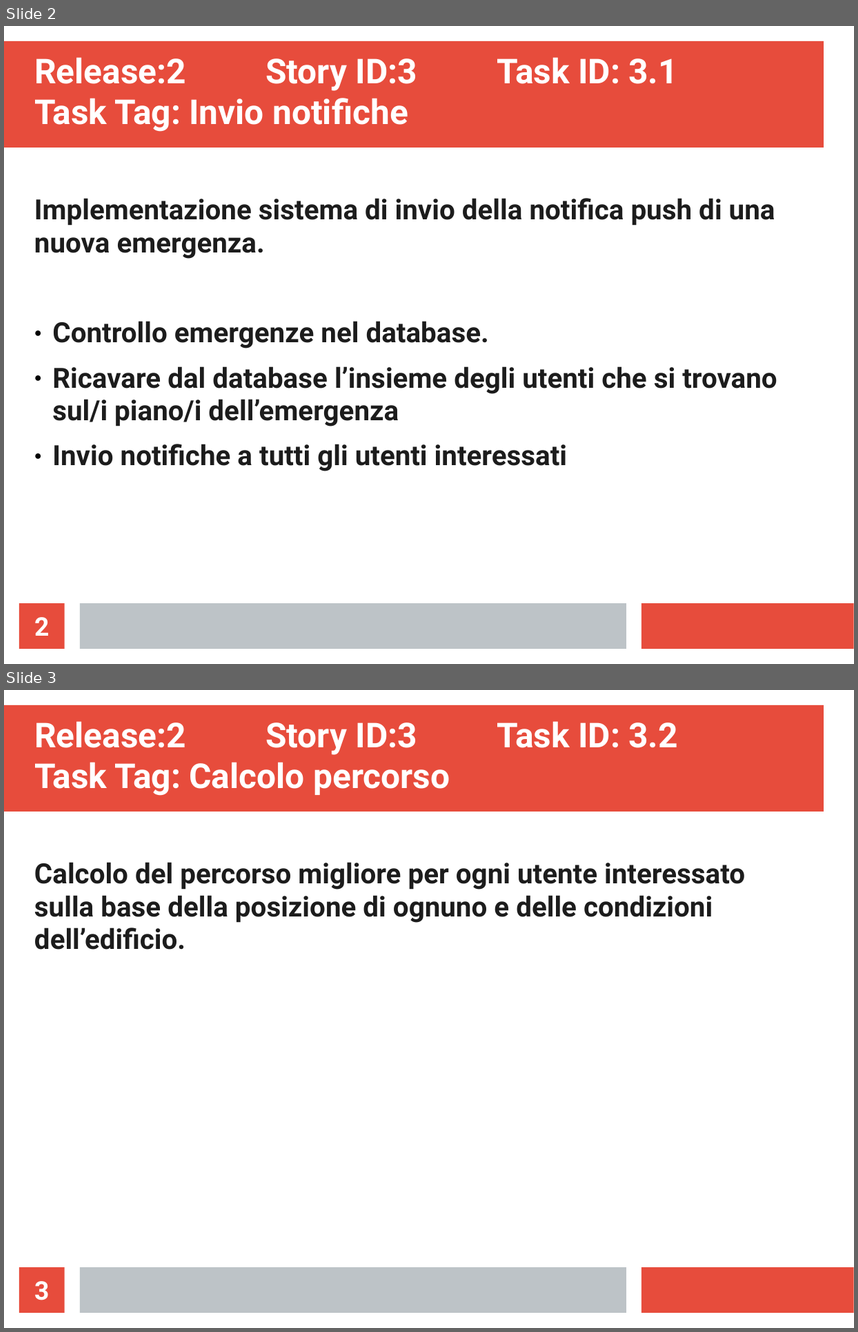
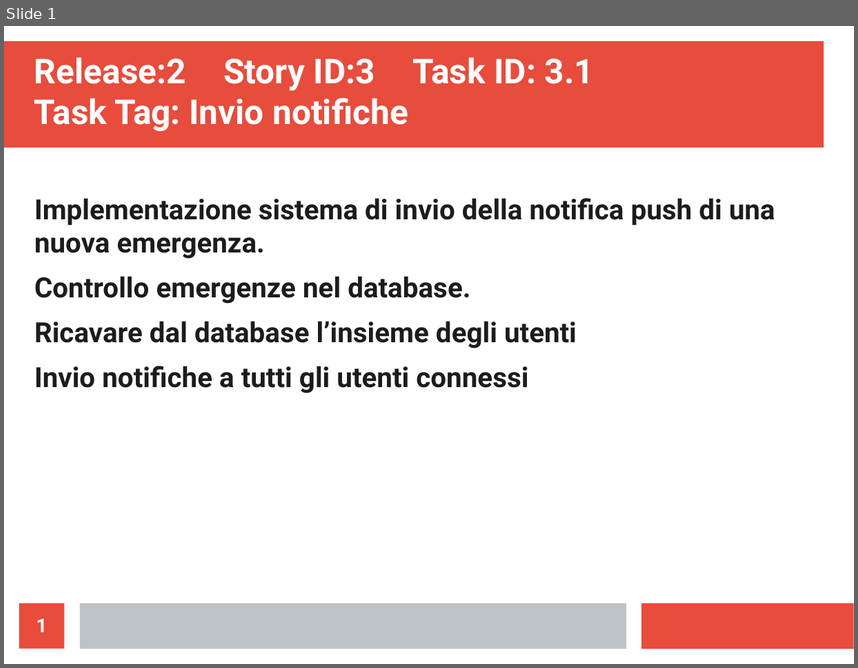
Before and after one commit to ecorradini/ProgettoIDS, a slide deck: AnalisiRequisiti/TaskModEmergenza.ppt. Shown one above the other, each under a label of ours: slides 2 and 3 before the commit, slide 1 after it. The pictures are 858x1332 and 858x668 pixels, drawn with LibreOffice and Linux fonts; fonts in the diff are those of the drawing. Boxes give left, top, right and bottom in pixels: in the first picture for what was removed or moved away, otherwise in the second. Text is boxed around its words. In the diff, an @@ line names an element or a change of style, - is before the commit and + after.

```diff
--- a/AnalisiRequisiti/TaskModEmergenza.ppt
+++ b/AnalisiRequisiti/TaskModEmergenza.ppt
@@ slide 3 removed at (x1=4, y1=690, x2=854, y2=1328), background #FFFFFF; not listed: 3 template elements that a slide beside it also shows @@
@@ title removed at (x1=34, y1=721, x2=677, y2=789) @@
-Release:2 Story ID:3 Task ID: 3.2
-Task Tag: Calcolo percorso
@@ text removed at (x1=34, y1=862, x2=745, y2=949) @@
-Calcolo del percorso migliore per ogni utente interessato sulla base della posizione di ognuno e delle condizioni dell’edificio.
@@ page number removed at (x1=19, y1=1267, x2=65, y2=1312) @@
-3
@@ what was slide 2 is now slide 1 @@
@@ slide 1 changed as well @@
@@ text "Release:2 Story ID:3 Task ID: ..." rewrapped from (x1=34, y1=57, x2=677, y2=125) to (x1=34, y1=57, x2=594, y2=132) @@
@@ text at (x1=34, y1=198, x2=775, y2=303): bullet ● to none @@
@@ text at (x1=34, y1=321, x2=577, y2=393): text changed @@
-● Ricavare dal database l’insieme degli utenti che si trovano sul/i piano/i dell’emergenza
-● Invio notifiche a tutti gli utenti interessati
+Ricavare dal database l’insieme degli utenti
+Invio notifiche a tutti gli utenti connessi
@@ page number at (x1=36, y1=618, x2=47, y2=632): text changed; size 24 to 18 pt @@
-2
+1
```
Also in this commit, not shown: 2 other slides changed, 1 other slide removed, 8 other files.
